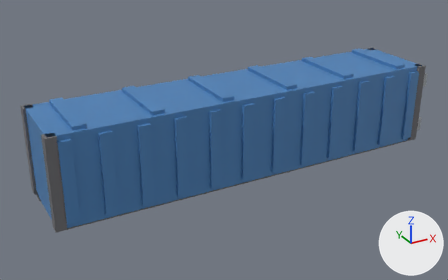
A saved change to the glTF model src/assets/models/props/container_blue.glb.
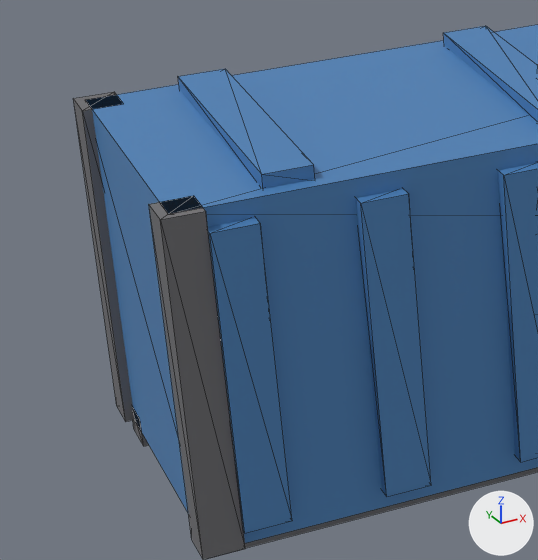
There are two pictures of each version: one whole from a 50 mm camera at (-8.95, -15.19, 8.62) aimed at (-0.53, 0.11, 0.97), one close up on the part from 0% to 33% of the width and 28% to 83% of the height. The axes (+X, +Y, +Z) are drawn at lower right. The lights are the same throughout. The first two pictures are the older version. The close-ups show mesh edges as thin lines. Vertices at exactly the same position are counted once.

Names of what the first close-up shows: 'Merged_CityAccentBlue', 'Merged_RoofDark'.
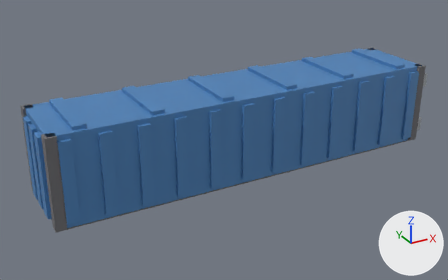
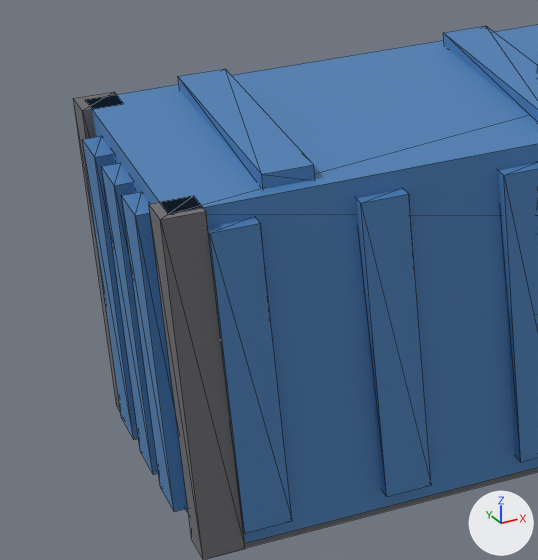
Changed parts and their boxes (x1, y1, x2, y2) in the close-ups (538 x 560 px):
'Merged_CityAccentBlue', reshaped
    before: (86, 25, 538, 543)
    after: (82, 25, 538, 543)
part 1 of me_merged_cityaccentblue_mesh, added (blue)
    after: (121, 192, 188, 512)
part 2 of me_merged_cityaccentblue_mesh, added (blue)
    after: (101, 163, 158, 475)
part 3 of me_merged_cityaccentblue_mesh, added (blue)
    after: (82, 136, 138, 440)

The edits, one by one:
me_merged_cityaccentblue_mesh is used by ob_merged_cityaccentblue; location (0.0, 0.0, 0.0).
me_merged_cityaccentblue_mesh had 264 vertices, 396 faces and spanned x -6.1..6.26, y -1.33..1.33, z 0.12..2.82.
me_merged_cityaccentblue_mesh now has 288 vertices, 432 faces and spans x -6.23..6.26, y -1.33..1.33, z 0.12..2.82.
me_merged_cityaccentblue_mesh part 1: a new loose piece, a box spanning x -6.23..-6.09, y -0.8..-0.4, z 0.27..2.57, in mat_cityaccentblue (blue #4b81b8).
me_merged_cityaccentblue_mesh part 2: a new loose piece, a box spanning x -6.23..-6.09, y -0.2..0.2, z 0.27..2.57, in mat_cityaccentblue (blue #4b81b8).
me_merged_cityaccentblue_mesh part 3: a new loose piece, a box spanning x -6.23..-6.09, y 0.4..0.8, z 0.27..2.57, in mat_cityaccentblue (blue #4b81b8).
